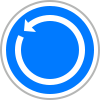
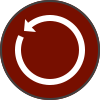
The second w=100, h=100 image is a revision of the first. Changes to its layers:
painted on "Border" over [0, 0, 100, 100]
painted on "Background" over [0, 0, 100, 100]
